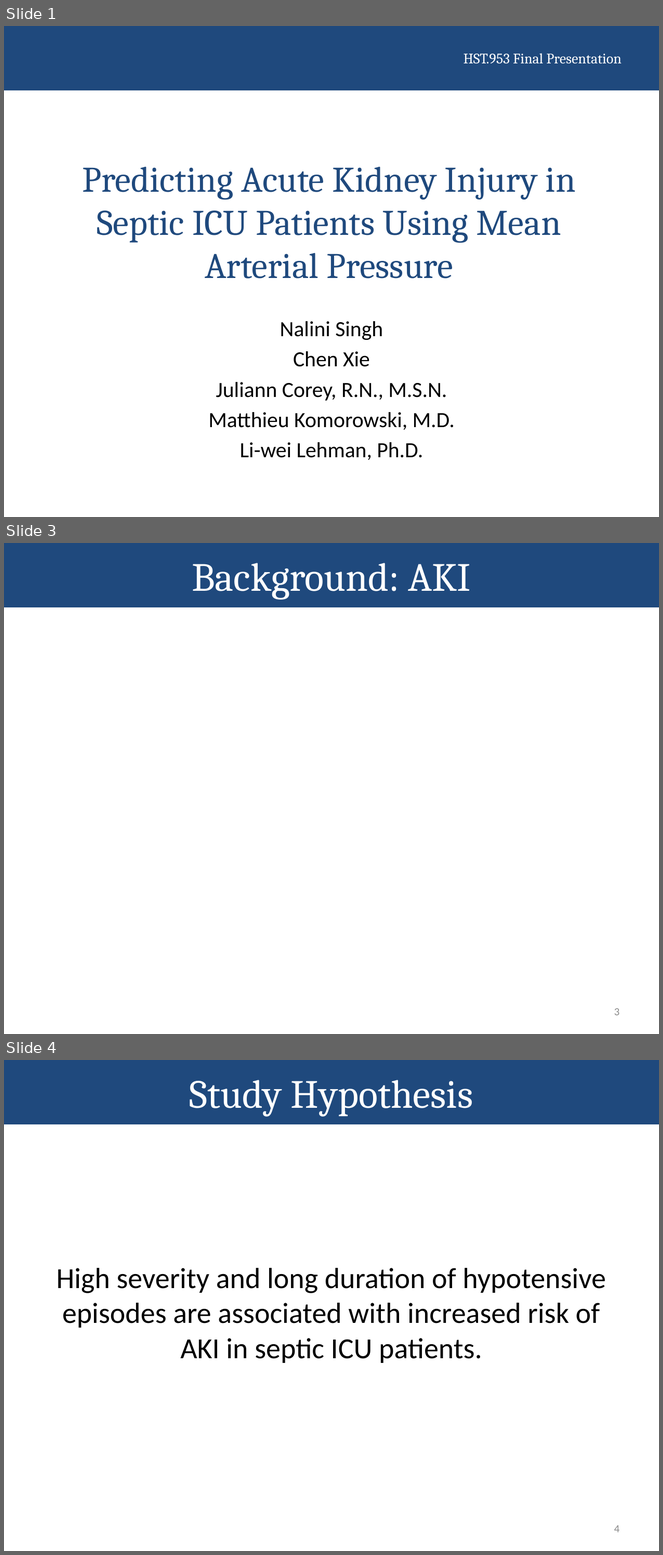
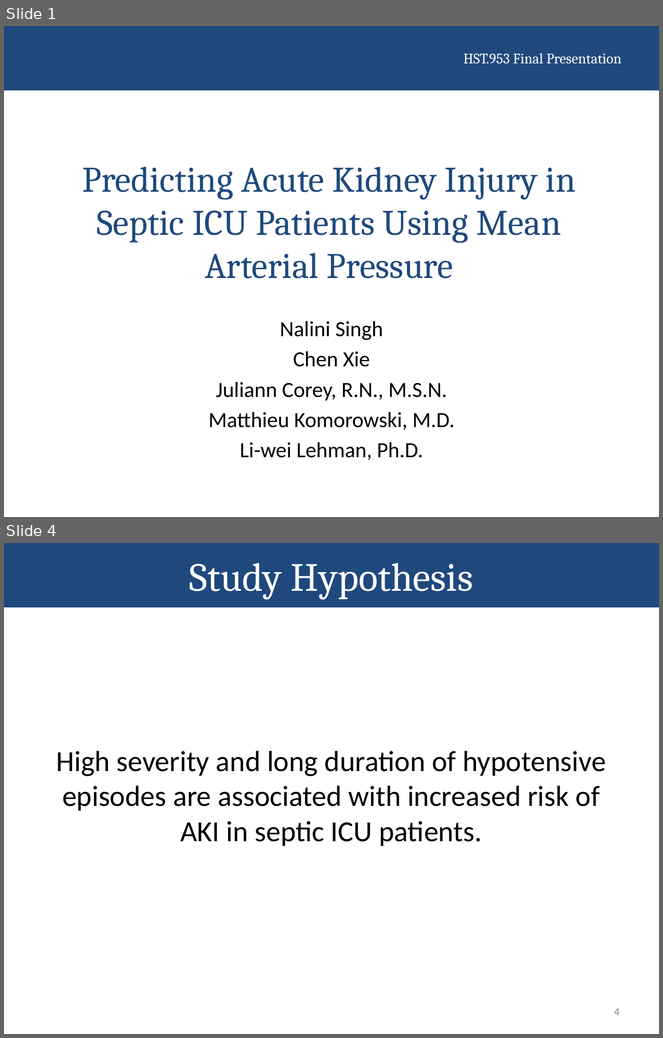
Before and after one commit to nalinimsingh/HST.953-AKI-Prediction, a slide deck: docs/Presentation.pptx. Shown one above the other, each under a label of ours: slides 1, 3 and 4 before the commit, slides 1 and 4 after it; the slides between them are not shown. The pictures are 663x1555 and 663x1038 pixels, drawn with LibreOffice and Linux fonts; fonts in the diff are those of the drawing. Boxes give left, top, right and bottom in pixels: in the first picture for what was removed or moved away, otherwise in the second. Text is boxed around its words. In the diff, an @@ line names an element or a change of style, - is before the commit and + after.

```diff
--- a/docs/Presentation.pptx
+++ b/docs/Presentation.pptx
@@ slide 3 removed at (x1=4, y1=543, x2=659, y2=1034), background #FFFFFF; not listed: 1 template element that a slide beside it also shows @@
@@ title removed at (x1=192, y1=563, x2=471, y2=600) @@
-Background: AKI
@@ page number removed at (x1=614, y1=1008, x2=620, y2=1016) @@
-3
```
Also in this commit, not shown: 2 slides changed, 2 slides added, 1 other slide removed.
